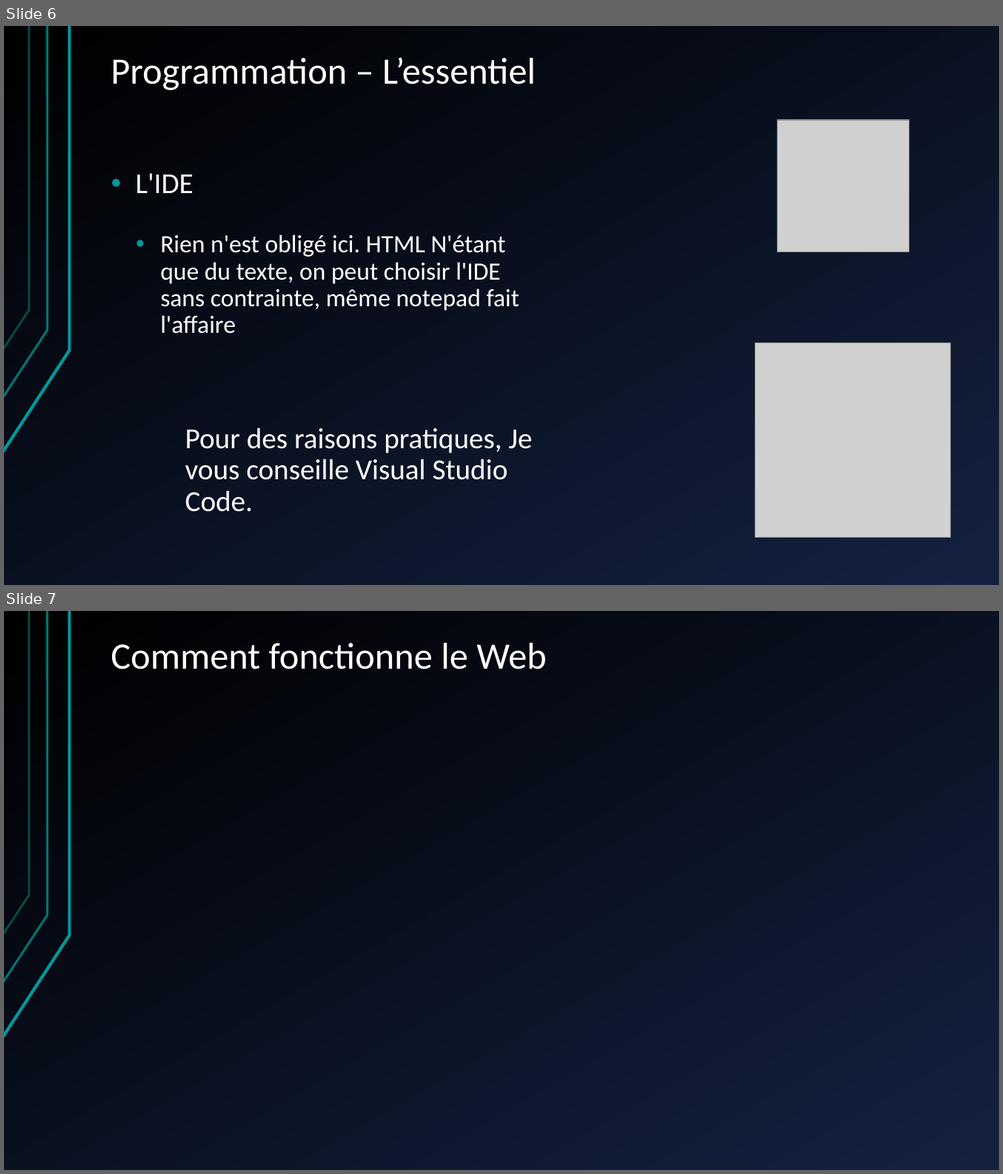
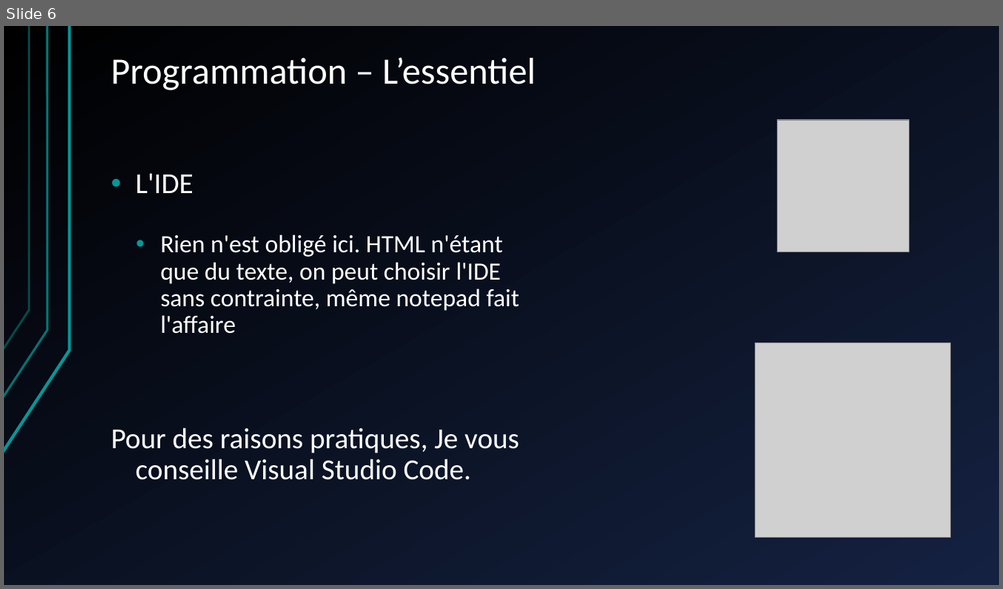
Before and after one commit to shyne99/formation-web, a slide deck: Seance 1 HTML CSS PHP.ppt. Shown one above the other, each under a label of ours: slides 6 and 7 before the commit, slide 6 after it. The pictures are 1003x1174 and 1003x589 pixels, drawn with LibreOffice and Linux fonts; fonts in the diff are those of the drawing; grey boxes stand for pictures. Boxes give left, top, right and bottom in pixels: in the first picture for what was removed or moved away, otherwise in the second. Text is boxed around its words. In the diff, an @@ line names an element or a change of style, - is before the commit and + after.

```diff
--- a/Seance 1 HTML CSS PHP.ppt
+++ b/Seance 1 HTML CSS PHP.ppt
@@ slide 7 removed at box(4, 611, 999, 1170), background gradient #000000 to #142141; not listed: 3 template elements that a slide beside it also shows @@
@@ title removed at box(111, 643, 546, 669) @@
-Comment fonctionne le Web
@@ slide 6 changed as well @@
@@ background gradient #000000 to #142141 to gradient #142141 to #000000 @@
@@ text at box(160, 235, 520, 334): text changed @@
-  • Rien n'est obligé ici. HTML N'étant que du texte, on peut choisir l'IDE sans contrainte, même notepad fait l'affaire
+  • Rien n'est obligé ici. HTML n'étant que du texte, on peut choisir l'IDE sans contrainte, même notepad fait l'affaire
@@ text at box(111, 428, 519, 480): indent changed @@
```
Also in this commit, not shown: 18 other slides changed, 2 slides added, 1 other slide removed, 2 other files.
